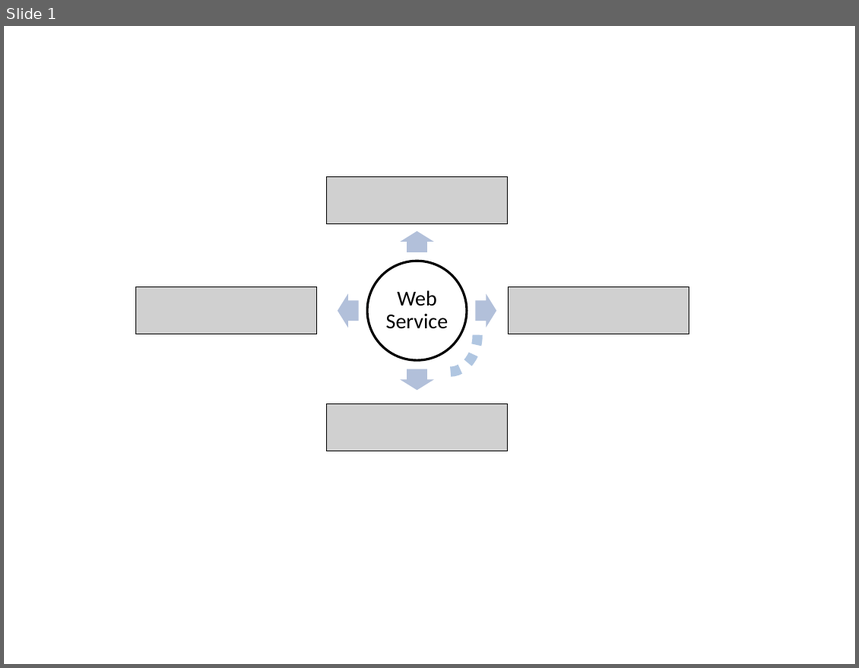
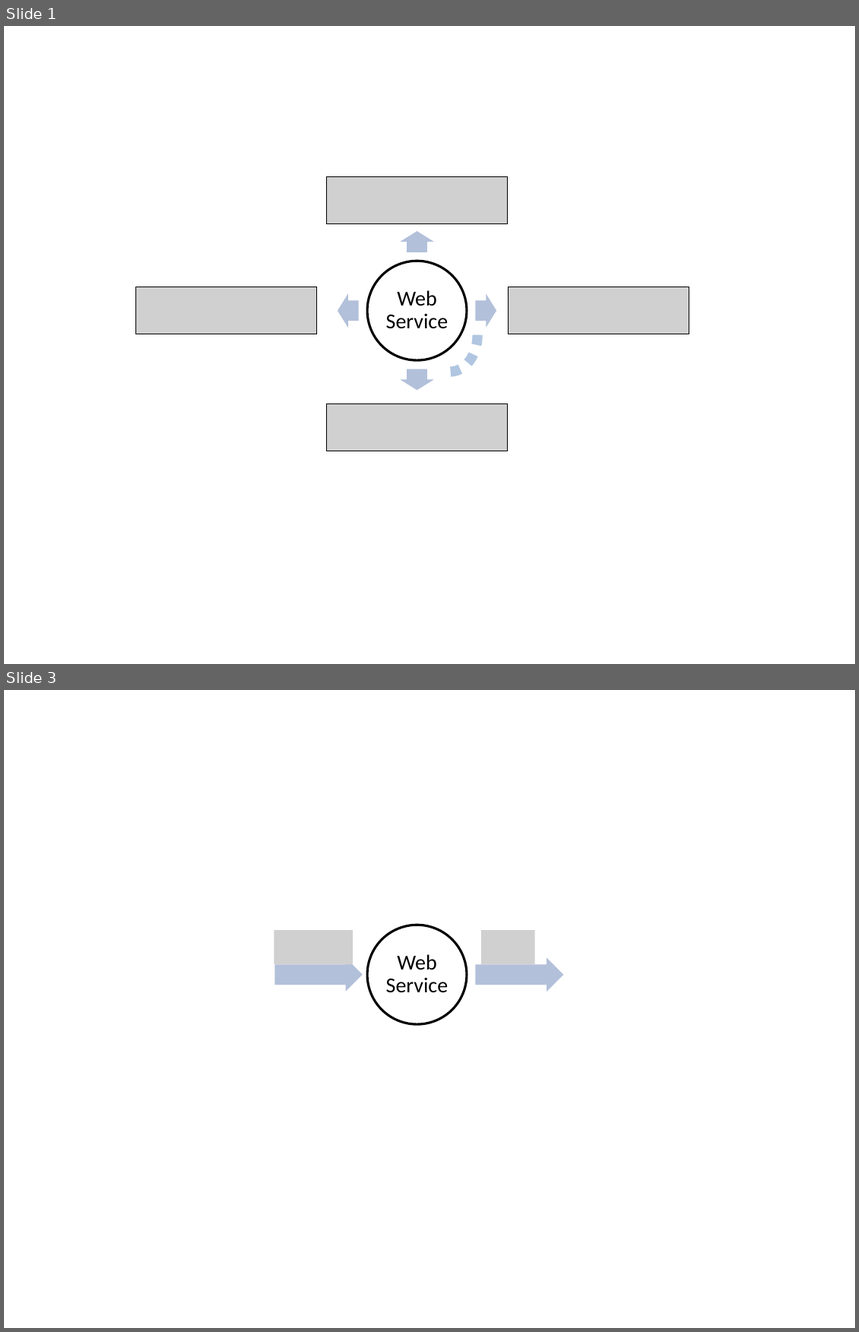
Before and after one commit to chenwangnida/PhD_proposal, a slide deck: FiguresPaper.pptx. Shown one above the other, each under a label of ours: slide 1 before the commit, slides 1 and 3 after it; the slides between them are not shown. The pictures are 859x668 and 859x1332 pixels, drawn with LibreOffice and Linux fonts; fonts in the diff are those of the drawing; grey boxes stand for pictures. Boxes give left, top, right and bottom in pixels: in the first picture for what was removed or moved away, otherwise in the second. Text is boxed around its words. In the diff, an @@ line names an element or a change of style, - is before the commit and + after.

Commit message:
update

```diff
--- a/FiguresPaper.pptx
+++ b/FiguresPaper.pptx
@@ slide 3 added at (x1=4, y1=690, x2=855, y2=1328), background #FFFFFF @@
@@ picture added at (x1=274, y1=930, x2=352, y2=964) @@
@@ ellipse added at (x1=367, y1=925, x2=467, y2=1024), outline #000000 2 pt @@
@@ picture added at (x1=481, y1=930, x2=535, y2=964) @@
@@ right arrow added at (x1=275, y1=958, x2=363, y2=992), fill #B3C1DB @@
@@ text added at (x1=386, y1=954, x2=449, y2=993), 18 pt, text #000000 @@
+Web Service
@@ right arrow added at (x1=475, y1=958, x2=563, y2=992), fill #B3C1DB @@
```
